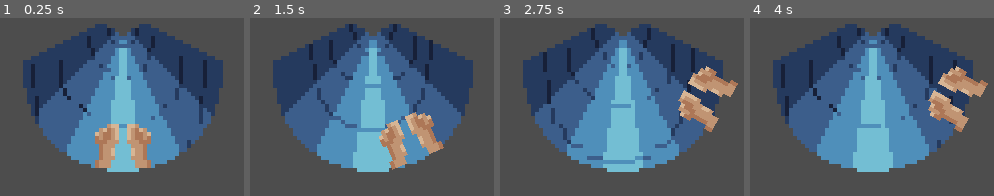
Above: before the commit, frames 1-4 (left to right).
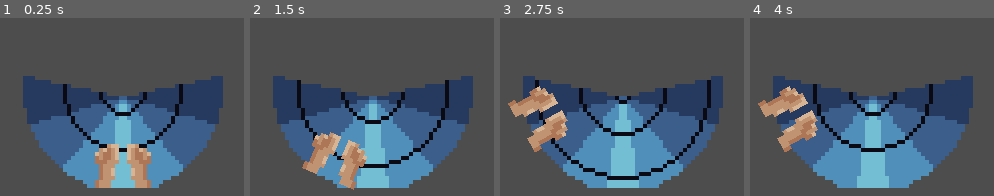
Above: after the commit, the same moments.

Repository: Jin9310/PixelArtJam
Game: Godot game, scene res://Scenes/game.tscn
Two runs of this game, one before a commit and one after it. Both use one fixed random seed, a clock stepped at 60 frames per second and the inputs below.
Inputs:
- Up to frame 1 (0.25 s): no input
- Up to frame 2 (1.5 s): tap Enter at 0.5 s; tap F (go_faster) at 0.6 s; tap Space at 1.25 s; hold Left (move_left, bound only after the commit) from 1.28 s (still down); tap S (go_slower) at 1.35 s
- Up to frame 3 (2.75 s): release Left (move_left, bound only after the commit) at 2.03 s; tap F (go_faster) at 2.1 s
- Up to frame 4 (4 s): tap S (go_slower) at 2.85 s; hold Left (move_left, bound only after the commit) from 3.53 s (still down); tap F (go_faster) at 3.6 s

The runs differ from the first frame. In frame 1, 47% of the frame differs, in the area x 9-92%, y 3-96%; in frame 2, 48%; in frame 3, 49%, in the area x 3-98%, y 3-96%; in frame 4, 49%.

Commit message:
basic water slide gameplay ready

Diff:
--- a/Scenes/game.tscn
+++ b/Scenes/game.tscn
@@ -8,8 +8,5 @@
 [node name="Tube" parent="." instance=ExtResource("1_gvddc")]
 position = Vector2(288, 162)
 
-[node name="Camera2D" type="Camera2D" parent="Tube"]
-zoom = Vector2(4, 4)
-
 [node name="Player" parent="." instance=ExtResource("2_4jci1")]
 position = Vector2(288, 162)
--- a/Scenes/tube.tscn
+++ b/Scenes/tube.tscn
@@ -1,7 +1,7 @@
-[gd_scene load_steps=7 format=3 uid="uid://dn4vv12beq3p8"]
+[gd_scene load_steps=13 format=3 uid="uid://dn4vv12beq3p8"]
 
 [ext_resource type="Script" path="res://Scripts/tube.gd" id="1_cxya7"]
-[ext_resource type="Texture2D" uid="uid://c3eye27vuoply" path="res://Art/SourceFiles/tube-Sheet.png" id="1_gu3dn"]
+[ext_resource type="Texture2D" uid="uid://cu7hvb167neyt" path="res://Art/SourceFiles/new_slide-Sheet.png" id="2_ro0xt"]
 
 [sub_resource type="RectangleShape2D" id="RectangleShape2D_6t8je"]
 size = Vector2(50, 40)
@@ -38,10 +38,101 @@
 "values": [0, 1, 2]
 }
 
+[sub_resource type="Animation" id="Animation_lhoj6"]
+resource_name = "left"
+length = 0.3
+loop_mode = 1
+tracks/0/type = "value"
+tracks/0/imported = false
+tracks/0/enabled = true
+tracks/0/path = NodePath("Sprite2D:frame")
+tracks/0/interp = 1
+tracks/0/loop_wrap = true
+tracks/0/keys = {
+"times": PackedFloat32Array(0, 0.1, 0.2),
+"transitions": PackedFloat32Array(1, 1, 1),
+"update": 1,
+"values": [6, 7, 8]
+}
+
+[sub_resource type="Animation" id="Animation_ycf83"]
+resource_name = "right"
+length = 0.3
+loop_mode = 1
+tracks/0/type = "value"
+tracks/0/imported = false
+tracks/0/enabled = true
+tracks/0/path = NodePath("Sprite2D:frame")
+tracks/0/interp = 1
+tracks/0/loop_wrap = true
+tracks/0/keys = {
+"times": PackedFloat32Array(0, 0.1, 0.2),
+"transitions": PackedFloat32Array(1, 1, 1),
+"update": 1,
+"values": [3, 4, 5]
+}
+
 [sub_resource type="AnimationLibrary" id="AnimationLibrary_j5myd"]
 _data = {
 "RESET": SubResource("Animation_xg6xv"),
+"left": SubResource("Animation_lhoj6"),
+"right": SubResource("Animation_ycf83"),
 "straight": SubResource("Animation_jyygu")
+}
+
+[sub_resource type="Animation" id="Animation_52iyd"]
+resource_name = "idle"
+length = 0.1
+tracks/0/type = "value"
+tracks/0/imported = false
+tracks/0/enabled = true
+tracks/0/path = NodePath(".:position")
+tracks/0/interp = 1
+tracks/0/loop_wrap = true
+tracks/0/keys = {
+"times": PackedFloat32Array(0),
+"transitions": PackedFloat32Array(1),
+"update": 0,
+"values": [Vector2(0, 0)]
+}
+
+[sub_resource type="Animation" id="Animation_vsaal"]
+length = 0.001
+tracks/0/type = "value"
+tracks/0/imported = false
+tracks/0/enabled = true
+tracks/0/path = NodePath(".:position")
+tracks/0/interp = 1
+tracks/0/loop_wrap = true
+tracks/0/keys = {
+"times": PackedFloat32Array(0),
+"transitions": PackedFloat32Array(1),
+"update": 0,
+"values": [Vector2(0, 0)]
+}
+
+[sub_resource type="Animation" id="Animation_1k6uq"]
+resource_name = "shake"
+length = 0.3
+loop_mode = 1
+tracks/0/type = "value"
+tracks/0/imported = false
+tracks/0/enabled = true
+tracks/0/path = NodePath(".:position")
+tracks/0/interp = 1
+tracks/0/loop_wrap = true
+tracks/0/keys = {
+"times": PackedFloat32Array(0, 0.1, 0.2),
+"transitions": PackedFloat32Array(1, 1, 1),
+"update": 0,
+"values": [Vector2(0, 0), Vector2(0.5, 0), Vector2(0, 0.5)]
+}
+
+[sub_resource type="AnimationLibrary" id="AnimationLibrary_siuj3"]
+_data = {
+"RESET": SubResource("Animation_vsaal"),
+"idle": SubResource("Animation_52iyd"),
+"shake": SubResource("Animation_1k6uq")
 }
 
 [node name="Tube" type="Area2D"]
@@ -49,8 +140,8 @@
 script = ExtResource("1_cxya7")
 
 [node name="Sprite2D" type="Sprite2D" parent="."]
-texture = ExtResource("1_gu3dn")
-hframes = 3
+texture = ExtResource("2_ro0xt")
+hframes = 9
 
 [node name="CollisionShape2D" type="CollisionShape2D" parent="."]
 visible = false
@@ -61,3 +152,20 @@
 "": SubResource("AnimationLibrary_j5myd")
 }
 autoplay = "straight"
+
+[node name="Timer" type="Timer" parent="."]
+wait_time = 3.0
+autostart = true
+
+[node name="Camera2D" type="Camera2D" parent="."]
+unique_name_in_owner = true
+zoom = Vector2(4, 4)
+
+[node name="CameraAnim" type="AnimationPlayer" parent="Camera2D"]
+unique_name_in_owner = true
+libraries = {
+"": SubResource("AnimationLibrary_siuj3")
+}
+autoplay = "idle"
+
+[connection signal="timeout" from="Timer" to="." method="_on_timer_timeout"]
--- a/Scripts/tube.gd
+++ b/Scripts/tube.gd
@@ -1,7 +1,11 @@
 extends Area2D
 
-var center := Vector2(576/2, 324/2+10)  # Center of the screen
+var center := Vector2(576/2, 324/2+5)  # Center of the screen
 @onready var animation_player = $AnimationPlayer
+
+var going_left: bool = false
+var goin_right: bool = false
+#var going_straight: bool = true
 
 func _physics_process(delta):
 	var position_of_tube = center
@@ -12,3 +16,26 @@
 
 	if Input.is_action_just_pressed("go_slower"):
 		animation_player.speed_scale -= .1
+
+	if going_left or goin_right:
+		%CameraAnim.play("shake")
+	else:
+		%CameraAnim.play("idle")
+
+
+
+func _on_timer_timeout():
+	var random = randi_range(0,2)
+	match random:
+		0:
+			animation_player.play("straight")
+			going_left = false
+			goin_right = false
+		1:
+			animation_player.play("left")
+			going_left = true
+			goin_right = false
+		2:
+			animation_player.play("right")
+			going_left = false
+			goin_right = true
--- a/project.godot
+++ b/project.godot
@@ -25,14 +25,14 @@
 
 move_left={
 "deadzone": 0.5,
-"events": [Object(InputEventKey,"resource_local_to_scene":fa …(145 unchanged characters)… lse,"keycode":0,"physical_keycode":4194321,"key_label":0,"unicode":0,"echo":false,"script":null)
-, Object(InputEventKey,"resource_local_to_scene":false,"resource_name":"","device":-1,"window_id":0,"alt_pressed":false,"shift_pressed":false,"ctrl_pressed":false,"meta_pressed":false,"pressed":false,"keycode":0,"physical_keycode":68,"key_label":0,"unicode":100,"echo":false,"script":null)
+"events": [Object(InputEventKey,"resource_local_to_scene":fa …(145 unchanged characters)… lse,"keycode":0,"physical_keycode":4194319,"key_label":0,"unicode":0,"echo":false,"script":null)
+, Object(InputEventKey,"resource_local_to_scene":false,"resource_name":"","device":-1,"window_id":0,"alt_pressed":false,"shift_pressed":false,"ctrl_pressed":false,"meta_pressed":false,"pressed":false,"keycode":0,"physical_keycode":65,"key_label":0,"unicode":97,"echo":false,"script":null)
 ]
 }
 move_right={
 "deadzone": 0.5,
-"events": [Object(InputEventKey,"resource_local_to_scene":fa …(145 unchanged characters)… lse,"keycode":0,"physical_keycode":4194319,"key_label":0,"unicode":0,"echo":false,"script":null)
-, Object(InputEventKey,"resource_local_to_scene":false,"resource_name":"","device":-1,"window_id":0,"alt_pressed":false,"shift_pressed":false,"ctrl_pressed":false,"meta_pressed":false,"pressed":false,"keycode":0,"physical_keycode":65,"key_label":0,"unicode":97,"echo":false,"script":null)
+"events": [Object(InputEventKey,"resource_local_to_scene":fa …(145 unchanged characters)… lse,"keycode":0,"physical_keycode":4194321,"key_label":0,"unicode":0,"echo":false,"script":null)
+, Object(InputEventKey,"resource_local_to_scene":false,"resource_name":"","device":-1,"window_id":0,"alt_pressed":false,"shift_pressed":false,"ctrl_pressed":false,"meta_pressed":false,"pressed":false,"keycode":0,"physical_keycode":68,"key_label":0,"unicode":100,"echo":false,"script":null)
 ]
 }
 go_faster={
